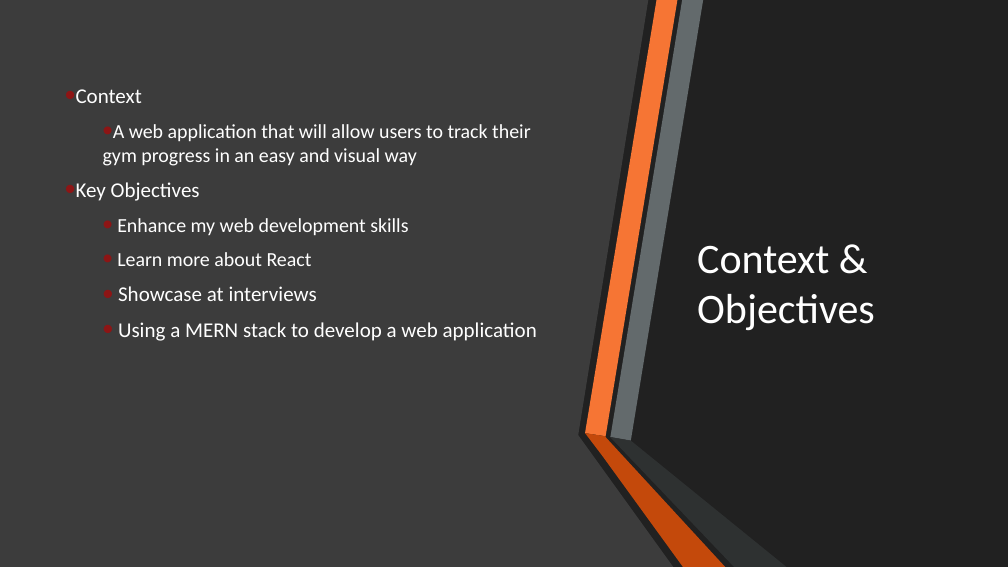
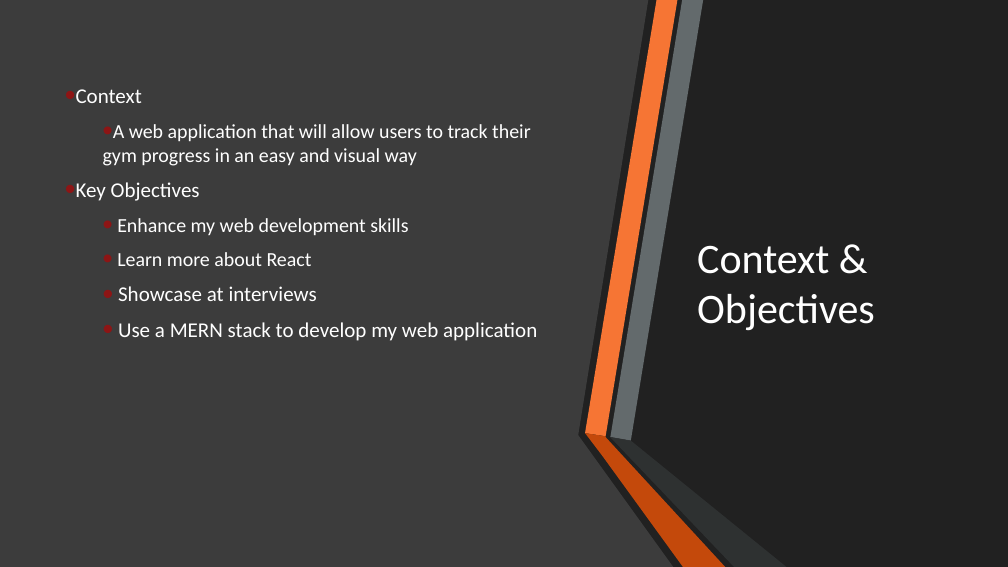
Before and after one commit to OskarGrzenda/FinalYearProject, a slide deck: slide 2 of Project Presentation.pptx. Drawn at 1008x567 pixels with LibreOffice and Linux fonts; fonts in the diff are those of the drawing. Boxes give left, top, right and bottom in pixels: in the first picture for what was removed or moved away, otherwise in the second. Text is boxed around its words. In the diff, an @@ line names an element or a change of style, - is before the commit and + after.

```diff
--- a/Project Presentation.pptx
+++ b/Project Presentation.pptx
@@ subtitle at <box>118,322,537,341</box>: text changed @@
-  • Using a MERN stack to develop a web application
+  • Use a MERN stack to develop my web application
```
Also in this commit, not shown: 3 other slides changed.
